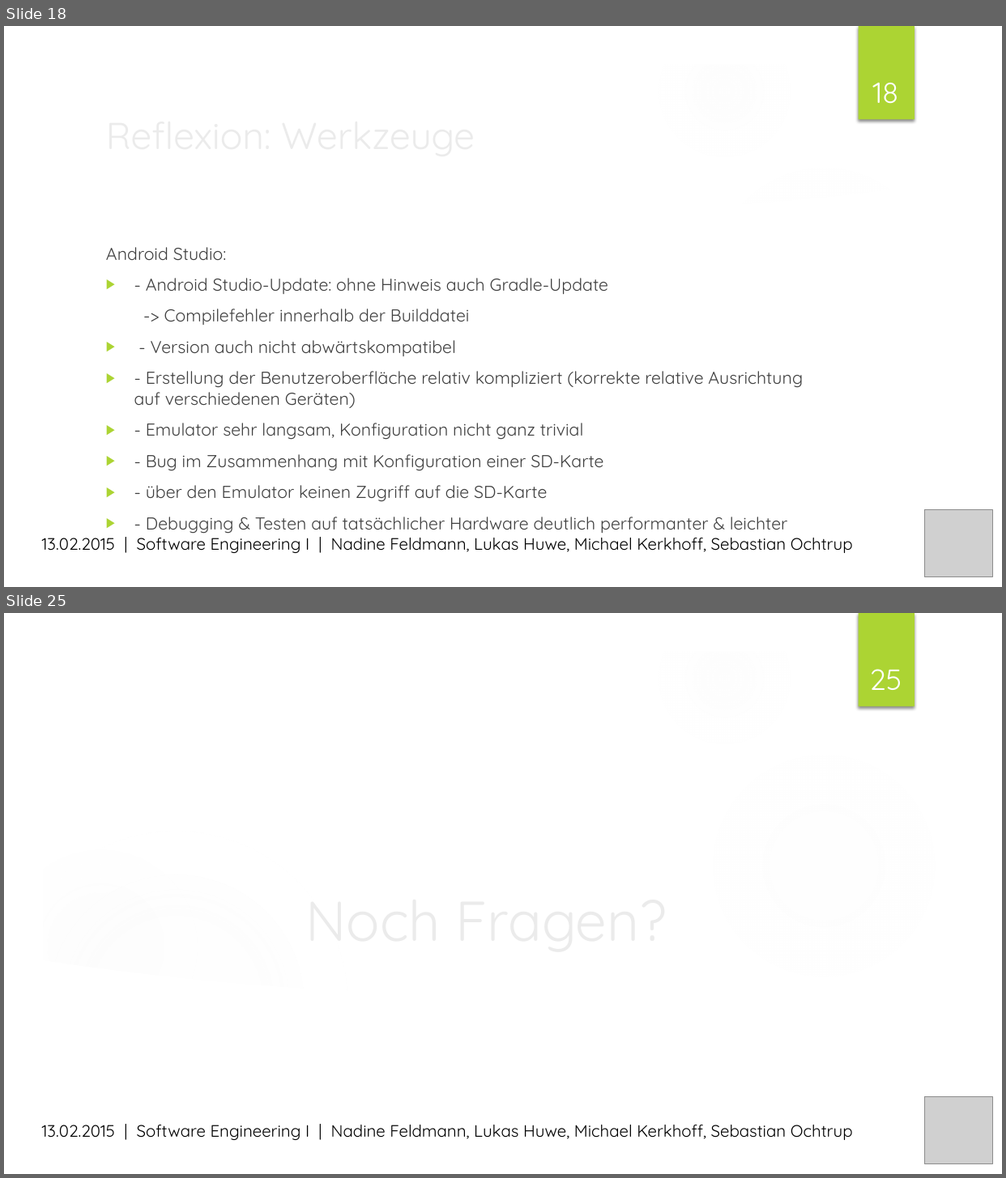
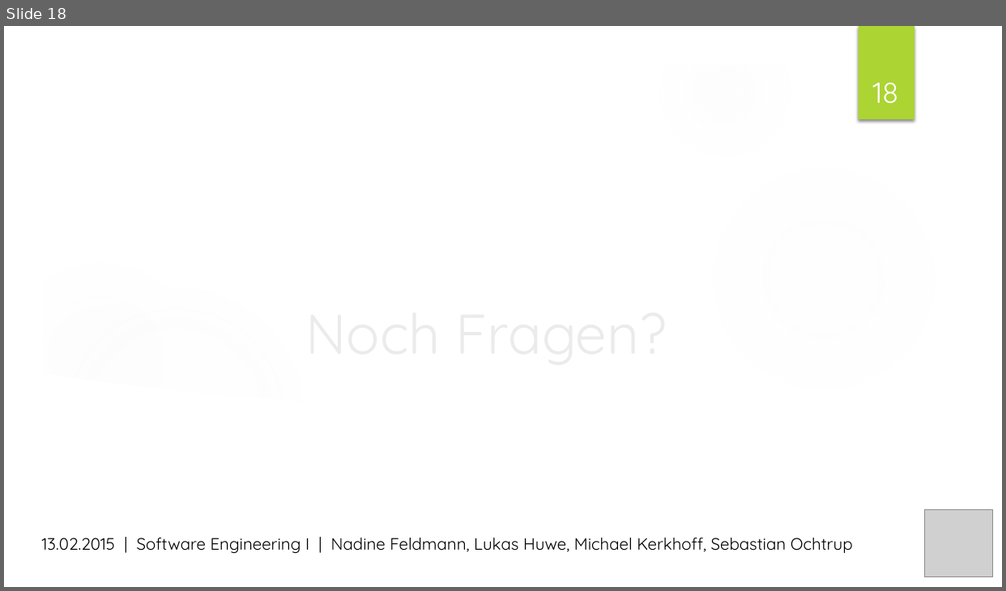
Before and after one commit to MrXXX92/pwsafe, a slide deck: Dokumentation/PWSafe Präsentation.pptx. Shown one above the other, each under a label of ours: slides 18 and 25 before the commit, slide 18 after it; the slides between them are not shown. The pictures are 1006x1178 and 1006x591 pixels, drawn with LibreOffice and Linux fonts; fonts in the diff are those of the drawing; grey boxes stand for pictures; background and template pictures are left out. Boxes give left, top, right and bottom in pixels: in the first picture for what was removed or moved away, otherwise in the second. Text is boxed around its words. In the diff, an @@ line names an element or a change of style, - is before the commit and + after.

```diff
--- a/Dokumentation/PWSafe Präsentation.pptx
+++ b/Dokumentation/PWSafe Präsentation.pptx
@@ slide 18 removed at box(4, 26, 1002, 587), background picture (left out); not listed: 7 template elements that a slide beside it also shows @@
@@ page number removed at box(872, 83, 898, 104) @@
-18
@@ title removed at box(98, 105, 816, 163) @@
-Reflexion: Werkzeuge
@@ freeform shape removed at box(698, 151, 971, 233) @@
@@ freeform shape removed at box(41, 179, 965, 550) @@
@@ text removed at box(106, 247, 803, 530) @@
-Android Studio:
-▶ - Android Studio-Update: ohne Hinweis auch Gradle-Update
--> Compilefehler innerhalb der Builddatei
-▶ - Version auch nicht abwärtskompatibel
-▶ - Erstellung der Benutzeroberfläche relativ kompliziert (korrekte relative Ausrichtung auf verschiedenen Geräten)
-▶ - Emulator sehr langsam, Konfiguration nicht ganz trivial
-▶ - Bug im Zusammenhang mit Konfiguration einer SD-Karte
-▶ - über den Emulator keinen Zugriff auf die SD-Karte
-▶ - Debugging & Testen auf tatsächlicher Hardware deutlich performanter & leichter
@@ picture removed at box(925, 510, 992, 577) @@
@@ text removed at box(42, 533, 853, 553) @@
-13.02.2015 | Software Engineering I | Nadine Feldmann, Lukas Huwe, Michael Kerkhoff, Sebastian Ochtrup
@@ what was slide 25 is now slide 18 @@
@@ page number at box(872, 83, 898, 104): text changed @@
-25
+18
```
Also in this commit, not shown: 13 slides changed, 6 other slides removed.
